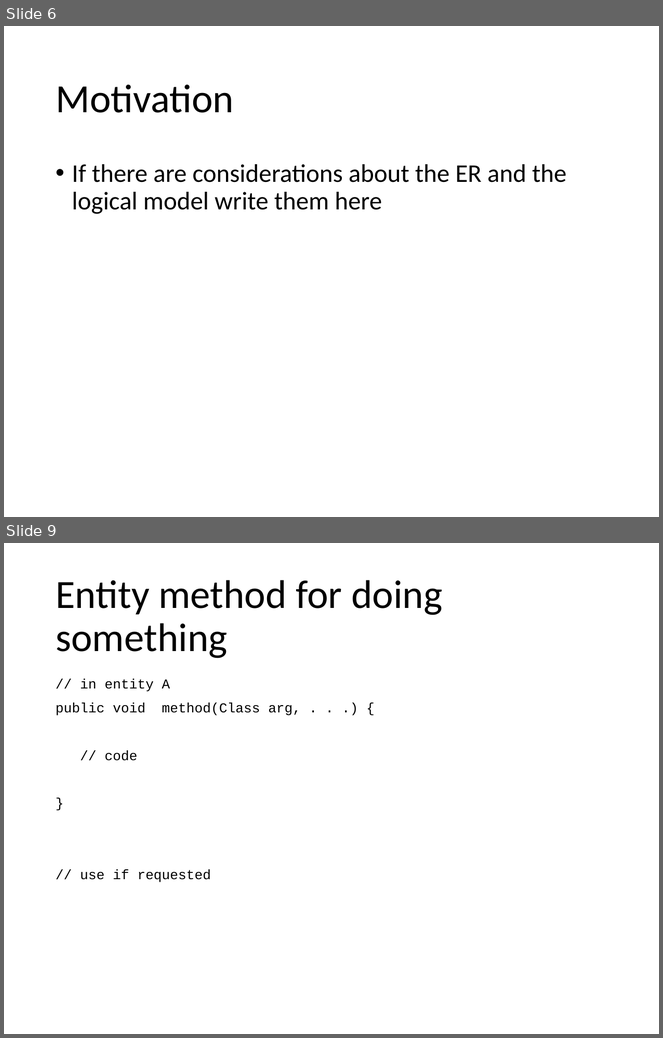
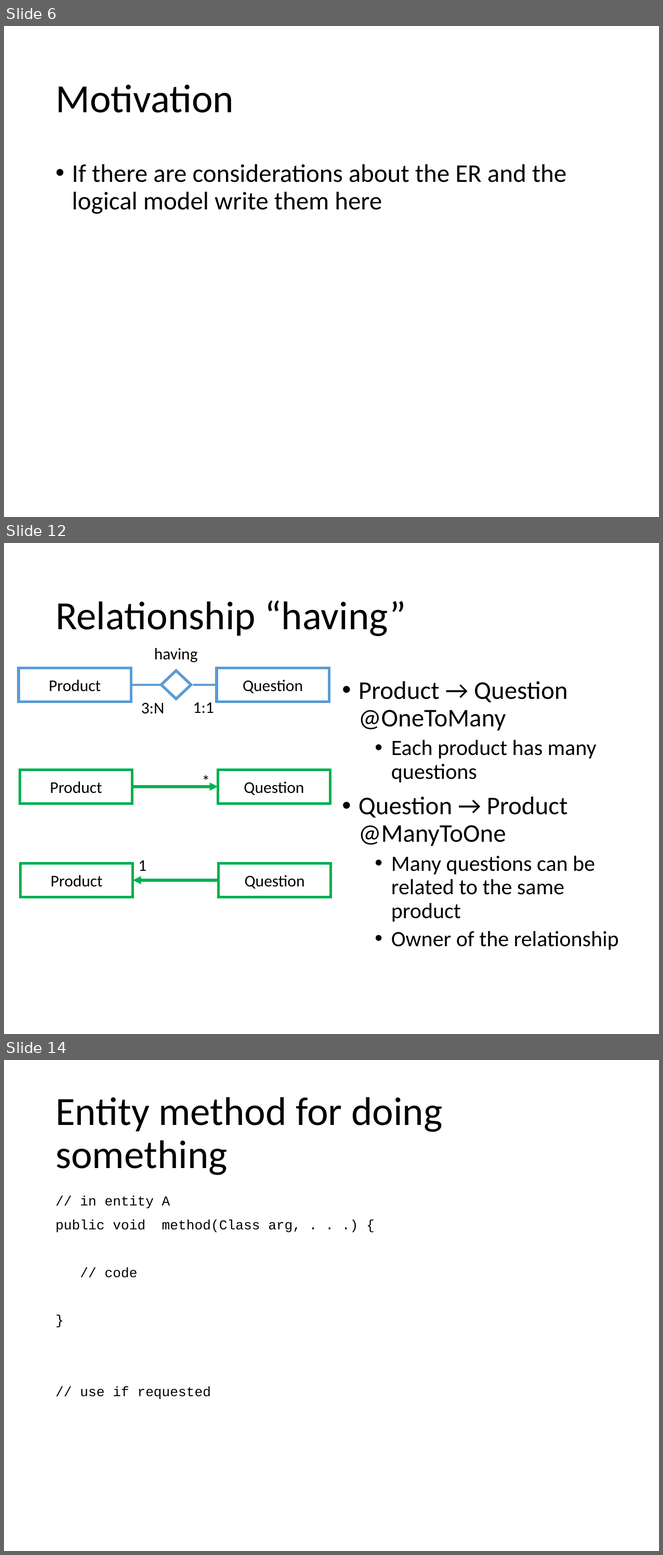
Before and after one commit to Danielededo/Gamified-marketing-application-DB2, a slide deck: Documentation/Presentation.pptx. Shown one above the other, each under a label of ours: slides 6 and 9 before the commit, slides 6, 12 and 14 after it; the slides between them are not shown. The pictures are 663x1038 and 663x1555 pixels, drawn with LibreOffice and Linux fonts; fonts in the diff are those of the drawing. Boxes give left, top, right and bottom in pixels: in the first picture for what was removed or moved away, otherwise in the second. Text is boxed around its words. In the diff, an @@ line names an element or a change of style, - is before the commit and + after.

```diff
--- a/Documentation/Presentation.pptx
+++ b/Documentation/Presentation.pptx
@@ slide 12 added at <box>4,543,659,1034</box>, background #FFFFFF @@
@@ title added at <box>55,600,407,637</box>, 44 pt, text #000000 @@
+Relationship “having”
@@ text added at <box>154,648,198,663</box>, 18 pt, text #000000 @@
+having
@@ rectangle added at <box>19,668,131,702</box>, fill #FFFFFF, outline #5B9BD5 3 pt, 18 pt, text #000000 @@
+Product
@@ diamond added at <box>161,671,191,700</box>, fill #FFFFFF, outline #5B9BD5 3 pt @@
@@ rectangle added at <box>217,668,330,702</box>, fill #FFFFFF, outline #5B9BD5 3 pt, 18 pt, text #000000 @@
+Question
@@ text added at <box>359,681,619,950</box>, 24 pt, text #000000 @@
+• Product → Question @OneToMany
+  • Each product has many questions
+• Question → Product @ManyToOne
+  • Many questions can be related to the same product
+  • Owner of the relationship
@@ line added from (161, 685) to (131, 685), #5B9BD5 2.25 pt @@
@@ line added from (217, 685) to (193, 685), #5B9BD5 2.25 pt @@
@@ text added at <box>141,703,165,714</box>, 18 pt, text #000000 @@
+3:N
@@ text added at <box>193,702,214,714</box>, 18 pt, text #000000 @@
+1:1
@@ rectangle added at <box>20,770,132,804</box>, outline #00B050 3 pt, 18 pt, text #000000 @@
+Product
@@ text added at <box>195,768,217,794</box>, 18 pt, text #000000 @@
+*
@@ rectangle added at <box>218,770,331,804</box>, outline #00B050 3 pt, 18 pt, text #000000 @@
+Question
@@ arrow added from (132, 787) to (218, 787), #00B050 3 pt @@
@@ rectangle added at <box>21,863,133,898</box>, outline #00B050 3 pt, 18 pt, text #000000 @@
+Product
@@ text added at <box>138,860,146,871</box>, 18 pt, text #000000 @@
+1
@@ rectangle added at <box>218,863,331,898</box>, outline #00B050 3 pt, 18 pt, text #000000 @@
+Question
@@ arrow added from (218, 880) to (133, 880), #00B050 3 pt @@
@@ what was slide 9 is now slide 14 @@
```
Also in this commit, not shown: 2 slides changed, 4 other slides added.
